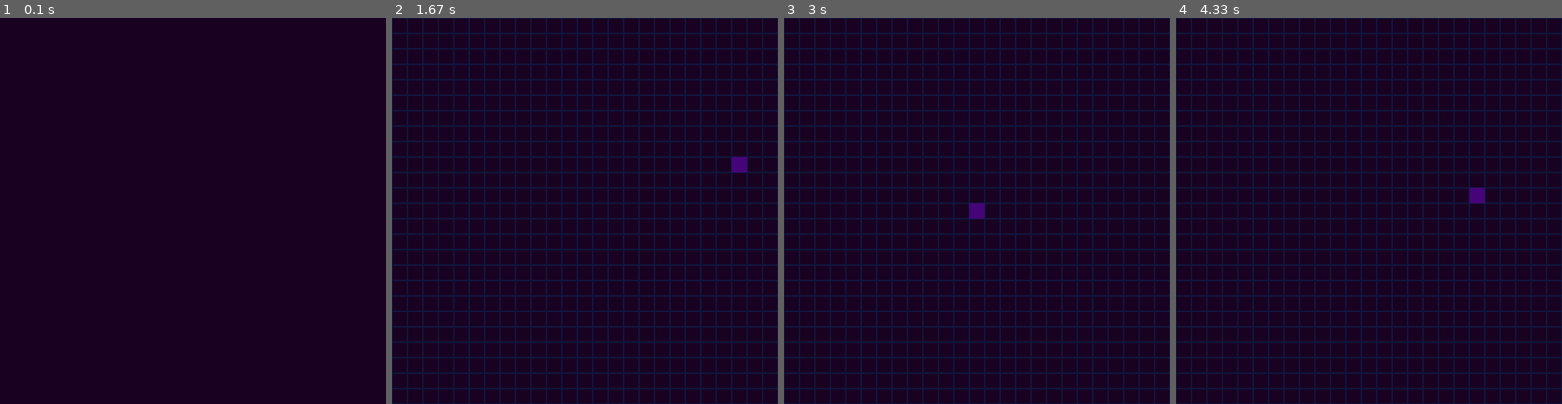
Above: before the commit, frames 1-4 (left to right).
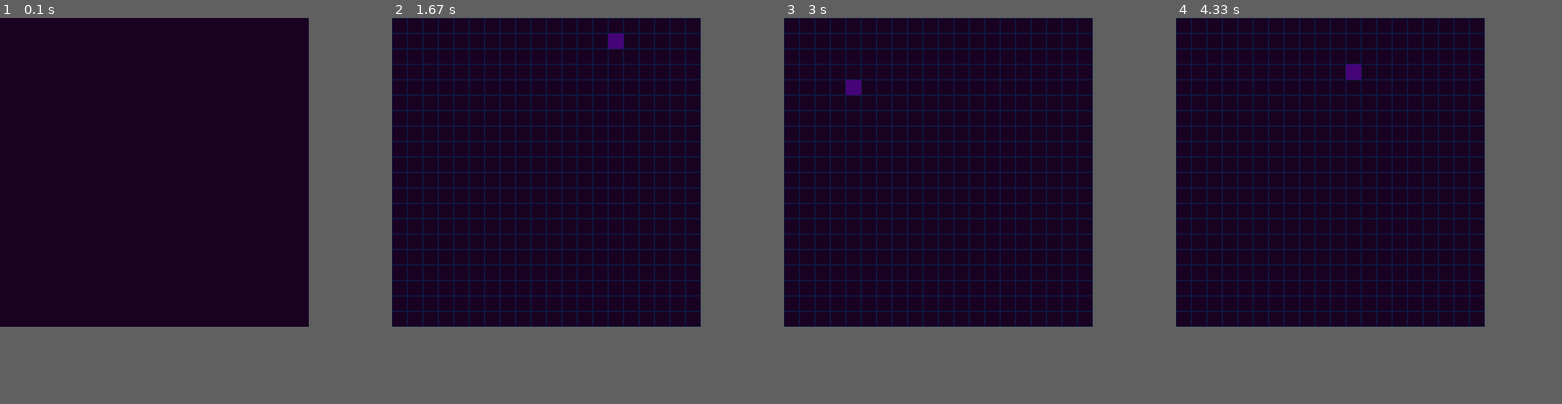
Above: after the commit, the same moments.

Repository: dawidduraj/pygame-snake
Game: pygame game, started from game.py
Two runs of this game, one before a commit and one after it. Both use one fixed random seed, a clock stepped at 60 frames per second and the inputs below.
Inputs:
- Up to frame 1 (0.1 s): no input
- Up to frame 2 (1.67 s): hold Right 0.33-0.8 s; hold Up 0.83-1.13 s; hold Right 1.17-1.63 s
- Up to frame 3 (3 s): hold Left 1.67-2.2 s; hold Down 2.23-2.53 s; hold Left 2.57-2.97 s
- Up to frame 4 (4.33 s): hold Up 3-3.37 s; hold Right 3.4-4.03 s; hold Down from 4.07 s (still down)
The window is 500x500 before the commit and 400x400 after it. Grey fills any space a smaller window leaves; there, only what the larger window draws over its background counts as a difference.

The runs differ from the first frame. In frame 1, only the window size differs. In frame 2, 7.1% of the frame differs, in the area x 0-100%, y 0-100%; in frame 3, 7.2%; in frame 4, 7.2%.

Commit message:
Replace initial snake placement to random tile because of errors with even tile numbers

Diff:
--- a/game.py
+++ b/game.py
@@ -1,8 +1,9 @@
 import pygame
 import math
+import random
 
 # Variables/Constants
-SIZE = 500
+SIZE = 400
 SCALE = 20
 FPS = 10
 COLORS = {
@@ -11,7 +12,8 @@
     "FOOD" : (140,45,143),
     "GRID": (16, 22, 63)
 }
-
+tiles = round(SIZE/SCALE)
+print(tiles)
 # Snake Class
 class Snake:
     def __init__(self, x=0, y=0, xspeed=0, yspeed=1):
@@ -44,8 +46,8 @@
 clock = pygame.time.Clock()
 pygame.display.set_caption("Snake 🐍")
 
-# Get middle of the Screen, Subtract half a snake length from it, place snake in that position
-snake = Snake(round(SIZE/SCALE) / 2 * SCALE - SCALE /2,round(SIZE/SCALE) / 2 * SCALE - SCALE /2,0,0)
+# Place Snake on a random tile
+snake = Snake(random.randint(0,tiles) * SCALE, random.randint(0,tiles) * SCALE,0,0)
 
 def drawGrid():
     for x in range(0,SIZE,SCALE):
